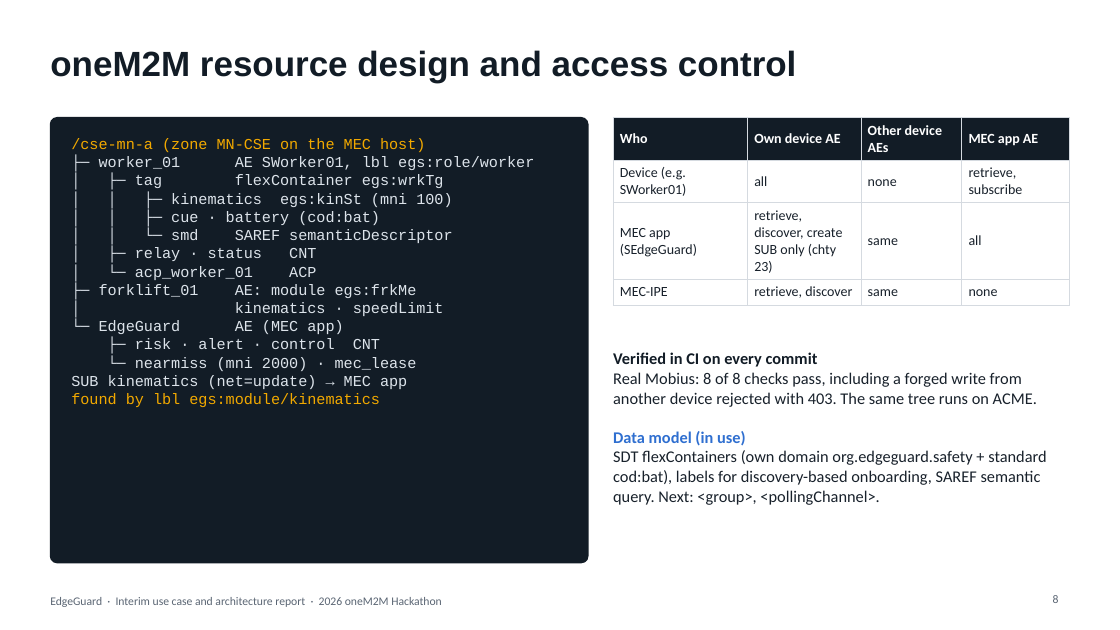
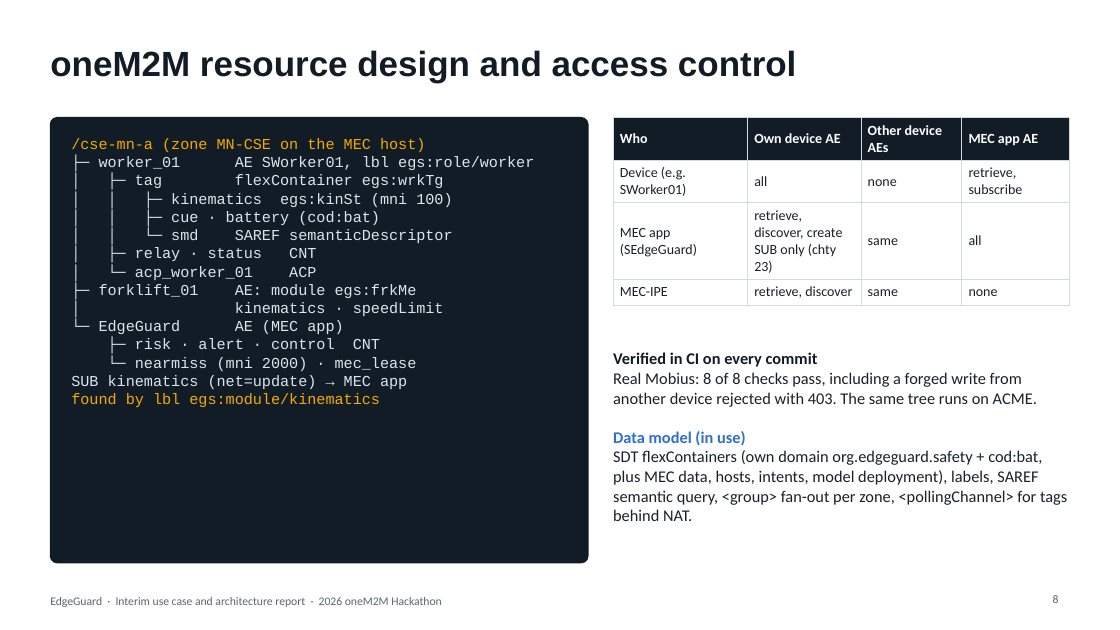
Before and after one commit to ljw22112/Edgeguard, a slide deck: slide 8 of docs/submissions/EdgeGuard_Interim_Report.pptx. Drawn at 1120x630 pixels with LibreOffice and Linux fonts; fonts in the diff are those of the drawing. Boxes give left, top, right and bottom in pixels: in the first picture for what was removed or moved away, otherwise in the second. Text is boxed around its words. In the diff, an @@ line names an element or a change of style, - is before the commit and + after.

```diff
--- a/docs/submissions/EdgeGuard_Interim_Report.pptx
+++ b/docs/submissions/EdgeGuard_Interim_Report.pptx
@@ text at bbox=[613, 450, 1067, 521]: text changed @@
-SDT flexContainers (own domain org.edgeguard.safety + standard cod:bat), labels for discovery-based onboarding, SAREF semantic query. Next: <group>, <pollingChannel>.
+SDT flexContainers (own domain org.edgeguard.safety + cod:bat, plus MEC data, hosts, intents, model deployment), labels, SAREF semantic query, <group> fan-out per zone, <pollingChannel> for tags behind NAT.
```
Also in this commit, not shown: 7 other slides changed, 2 slides added.
